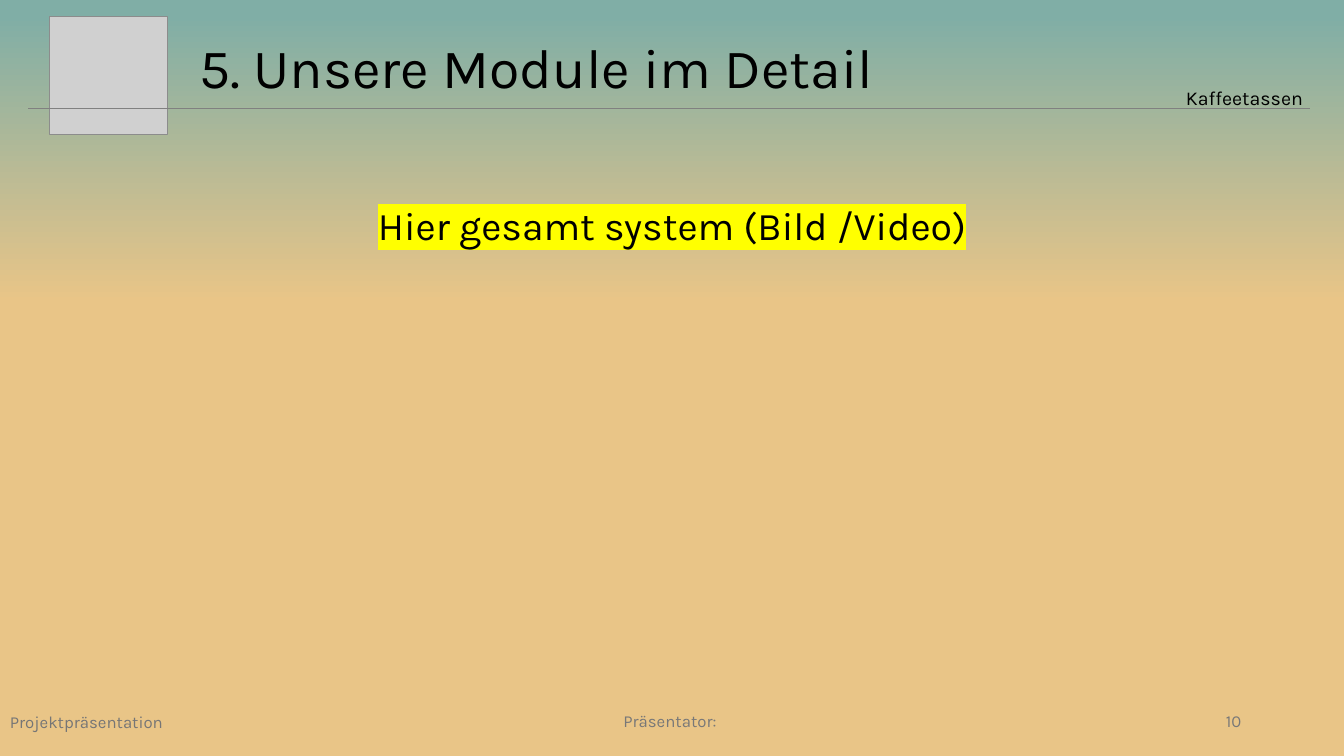
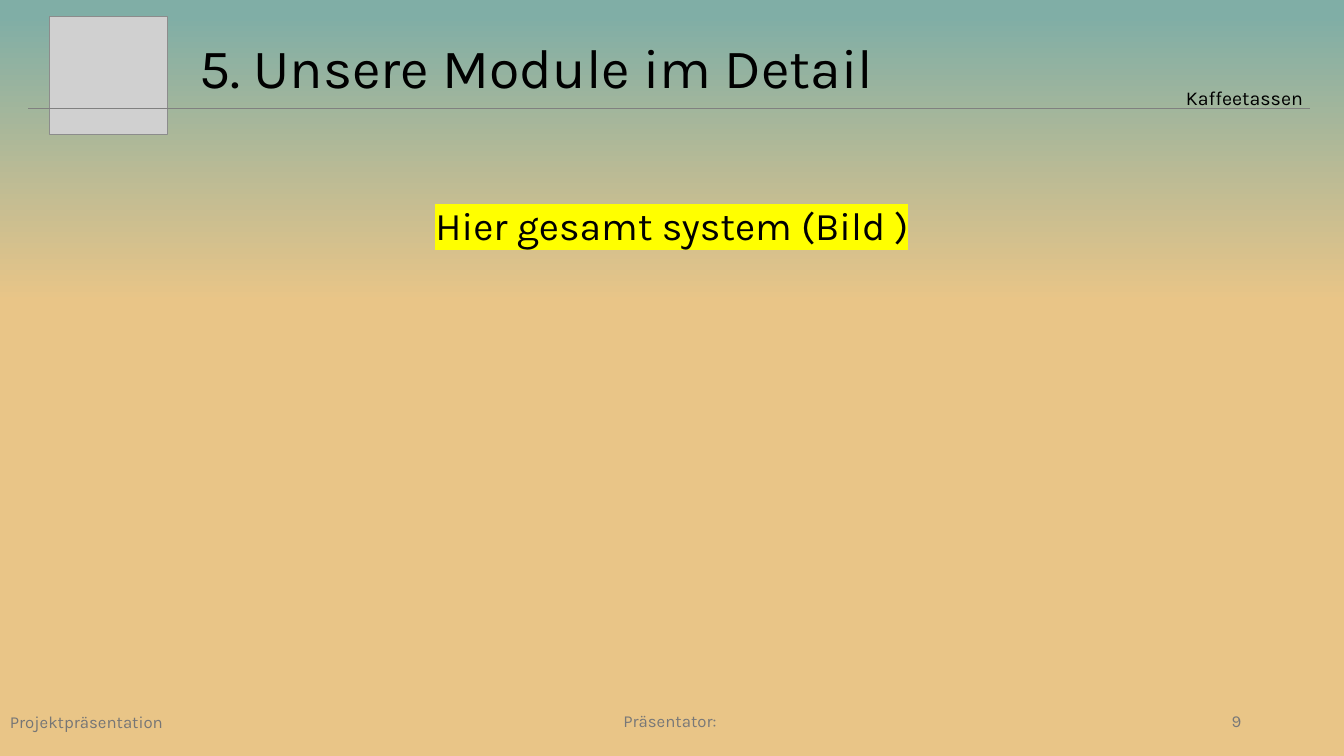
Before and after one commit to Beatlex/KaffeeContainer, a slide deck: slide 9 of Projektpräsentation/Powerpoint/Projektpräsentation V8m.pptx (slide 10 before the commit). Drawn at 1344x756 pixels with LibreOffice and Linux fonts; fonts in the diff are those of the drawing; grey boxes stand for pictures. Boxes give left, top, right and bottom in pixels: in the first picture for what was removed or moved away, otherwise in the second. Text is boxed around its words. In the diff, an @@ line names an element or a change of style, - is before the commit and + after.

```diff
--- a/Projektpräsentation/Powerpoint/Projektpräsentation V8m.pptx
+++ b/Projektpräsentation/Powerpoint/Projektpräsentation V8m.pptx
@@ text at (435, 211, 885, 250): text changed @@
-Hier gesamt system (Bild /Video)
+Hier gesamt system (Bild )
@@ page number at (1232, 716, 1242, 727): text changed @@
-10
+9
```
Also in this commit, not shown: 8 other slides changed, 2 slides removed.
